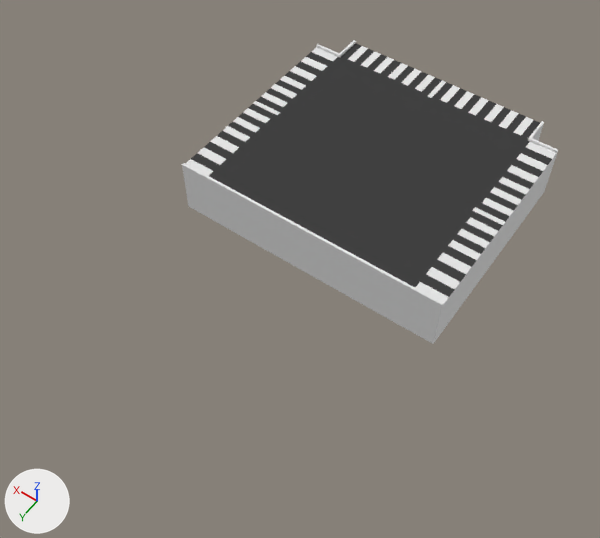
The Blender file Assets/Models/IncrocioUCUCDSLeft.blend: old version first, new version second.
The view is the same before and after, from a 50 mm camera at (-0.99, 1.8, 2.1) aimed at (-0.03, 0.46, 0.0). Arrows for +X, +Y and +Z are at lower left; the lights stay in place.
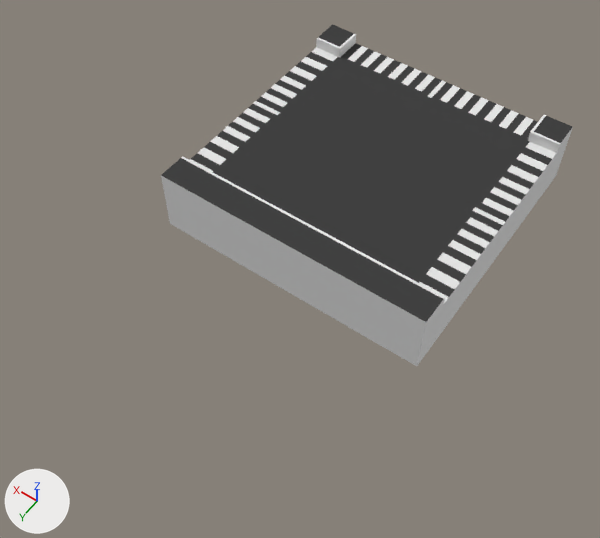
The newer file is also turned or shifted as a whole; pictures and numbers use the older file's frame.

What changed in the scene script:
```text
Change me_cube_001:
    used by ob_cube_002; location = (0.0, 0.0, 0.0); rotation_euler = (1.571, 0.0, 1.571), in degrees (90, 0, 90)
    remove me_cube_001.from_pydata(...)  # 1287 vertices, 1226 faces, 4 loose edges; spans x -0.5..1.4, y -0.1..0.11, z -0.5..0.5
    add me_cube_001.from_pydata(...)  # 1365 vertices, 1304 faces, 4 loose edges; spans x -0.5..1.4, y -0.1..0.14, z -0.5..0.5
    me_cube_001 part 1
    4 vertices are removed from x -0.5..-0.4, y 0.11, z -0.5..0.5
    12 faces are deleted
    12 vertices in x -0.5..-0.39, y 0.11, z -0.5..0.5 move by (0.0, 0.03, 0.0)
    4 vertices are added at (-0.4, 0.14, 0.5), (-0.4, 0.14, -0.5), (-0.5, 0.14, -0.5), (-0.5, 0.14, 0.5)
    6 new vertices lie (-0.1, 0.0, 0.0) away from vertices in x -0.4, y -0.1..0.11, z -0.5..0.5
    10 new faces join them, mat_strisce_002 (white #e7e7e7)
    10 new faces join them, mat_strisce_001 (white #e7e7e7)
    2 new faces join them, mat_asfalto_002 (black #424242)
    me_cube_001 part 2
    33 vertices are removed from x 0.4, y 0.1..0.11, z -0.5..0.5
    84 faces are deleted
    41 vertices in x 0.39..0.4, y 0.11, z -0.5..0.5 move by (0.0, 0.03, 0.0)
    19 vertices in x 0.4, y 0.1, z -0.33..0.33 move by (0.1, -0.2, 0.0)
    25 vertices are added at x 0.4, y 0.14, z -0.5..0.5
    49 new vertices lie (0.1, 0.0, 0.0) away from vertices in x 0.4, y -0.1..0.14, z -0.5..0.5
    31 new vertices lie (0.0, 0.2, 0.0) away from vertices in x 0.4..0.5, y -0.1..0.1, z -0.4..0.4
    32 new faces join them, mat_asfalto_002 (black #424242)
    76 new faces join them, mat_strisce_002 (white #e7e7e7)
    44 new faces join them, mat_strisce_001 (white #e7e7e7)
```

Changed parts and their boxes (x1, y1, x2, y2) in the pictures (600 x 538 px):
'Cube.002', reshaped
    before: (182, 40, 558, 344)
    after: (161, 24, 573, 366)
part 1 of me_cube_001, built on
    before: (316, 40, 558, 153)
    after: (316, 24, 573, 192)
part 2 of me_cube_001, built on
    before: (182, 163, 444, 344)
    after: (161, 156, 445, 366)
